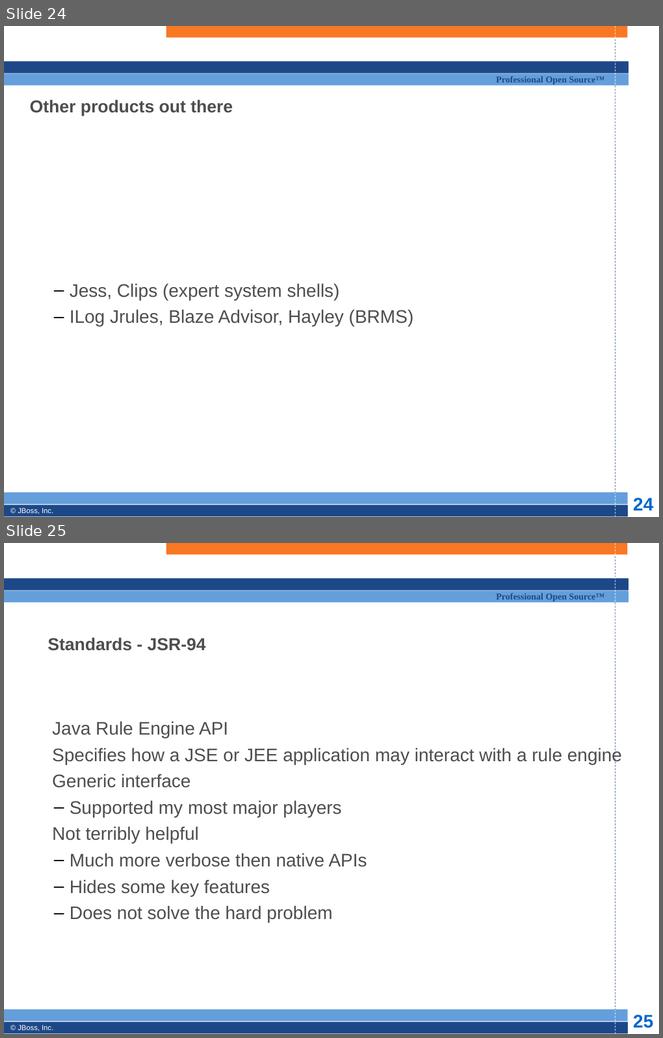
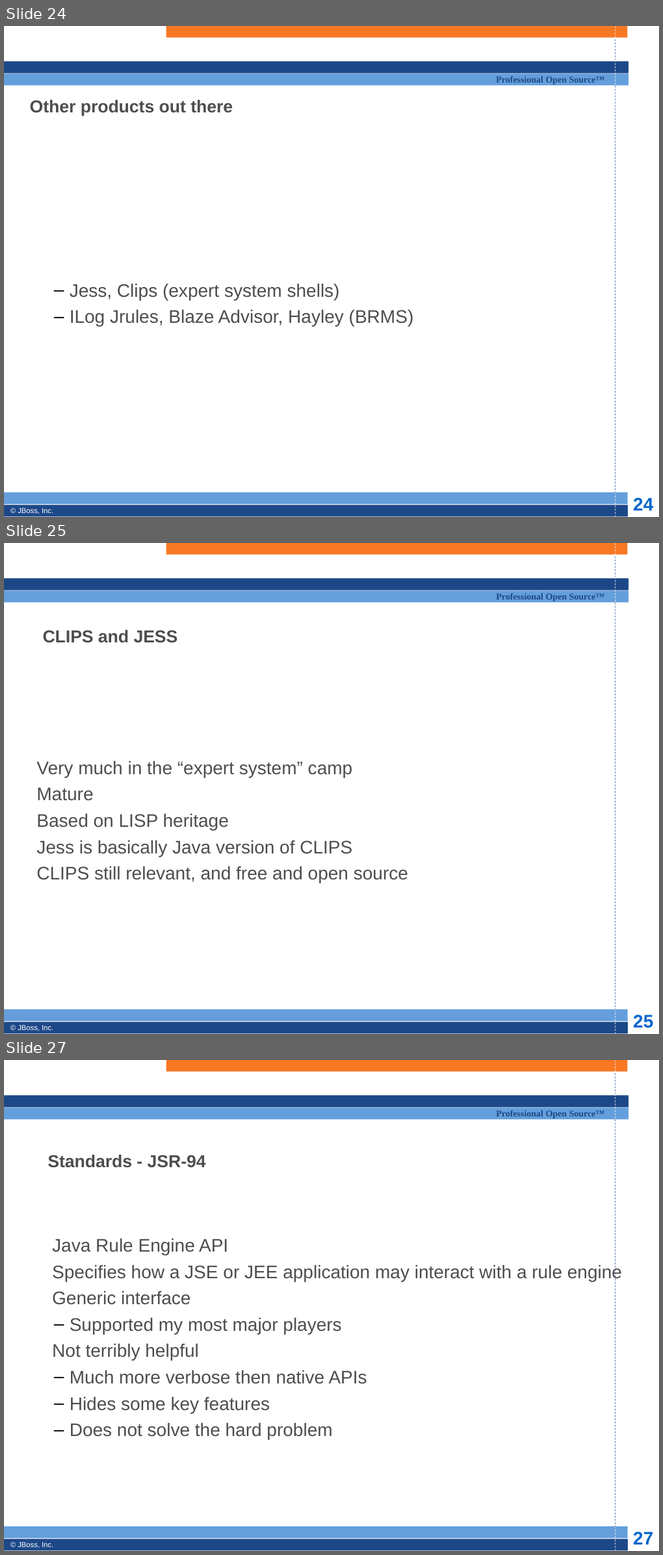
Before and after one commit to bobmcwhirter/drools, a slide deck: documentation/training/developers-course/Module 1 - Introduction.odp. Shown one above the other, each under a label of ours: slides 24 and 25 before the commit, slides 24, 25 and 27 after it; the slides between them are not shown. The pictures are 663x1038 and 663x1555 pixels, drawn with LibreOffice and Linux fonts; fonts in the diff are those of the drawing; background and template pictures are left out. Boxes give left, top, right and bottom in pixels: in the first picture for what was removed or moved away, otherwise in the second. Text is boxed around its words. In the diff, an @@ line names an element or a change of style, - is before the commit and + after.

```diff
--- a/documentation/training/developers-course/Module 1 - Introduction.odp
+++ b/documentation/training/developers-course/Module 1 - Introduction.odp
@@ slide 25 added at [4, 543, 659, 1034], background #FFFFFF; not listed: 13 template elements that a slide beside it also shows @@
@@ title added at [43, 629, 178, 643], 19 pt, text #4D4D4D, bold @@
+CLIPS and JESS
@@ subtitle added at [36, 761, 408, 883], 20 pt, text #4D4D4D @@
+Very much in the “expert system” camp
+Mature
+Based on LISP heritage
+Jess is basically Java version of CLIPS
+CLIPS still relevant, and free and open source
@@ what was slide 25 is now slide 27 @@
@@ page number at [633, 1532, 653, 1545]: text changed @@
-25
+27
```
Also in this commit, not shown: 1 other slide added, 2 other files.
